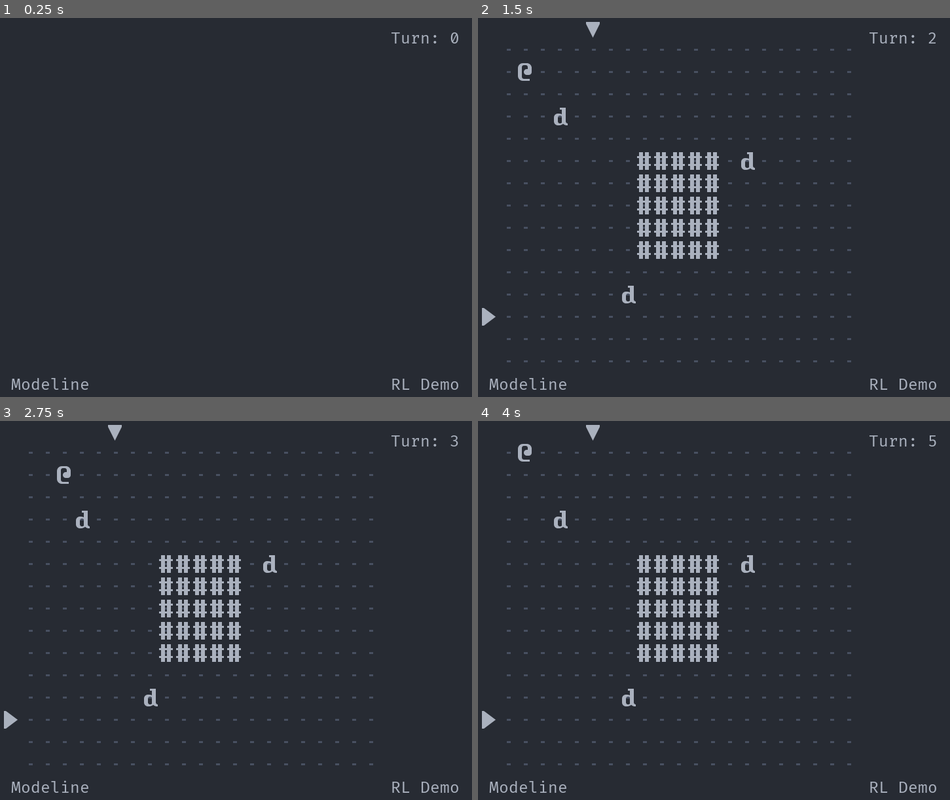
Above: before the commit, frames 1-4 (two rows, left to right).
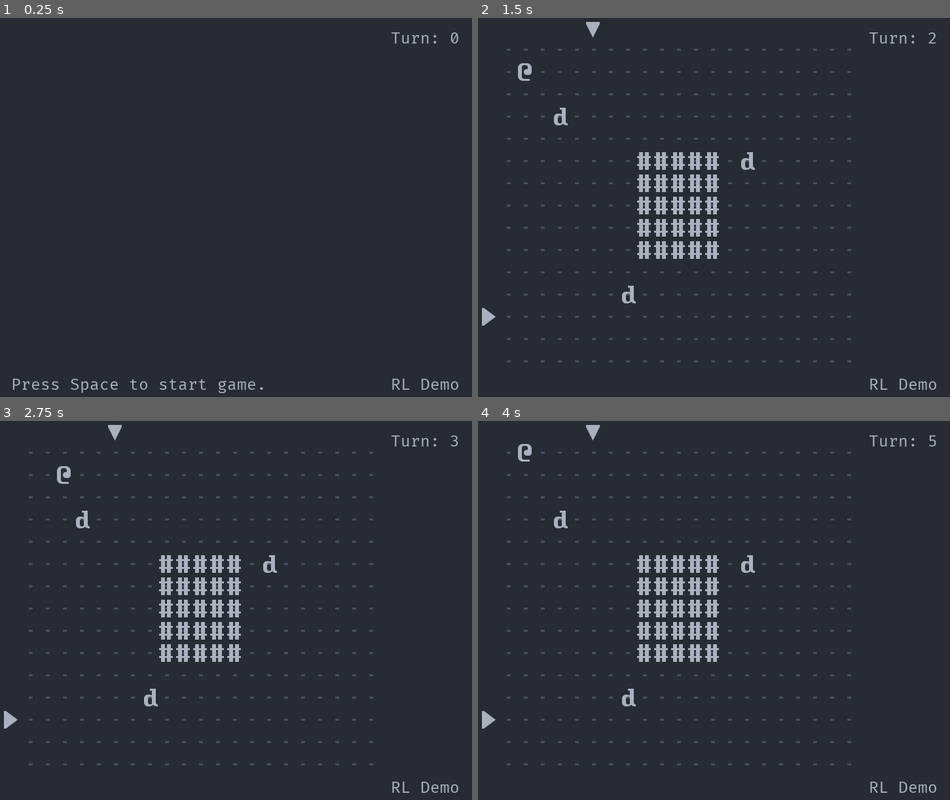
Above: after the commit, the same moments.

Repository: Bozar/GodotRoguelikeTutorial
Game: Godot game, scene res://scene/main/MainScene.tscn
The game is run twice, just before and just after one commit, with the same random seed, the same clock (stepped at 60 frames per second) and the same inputs.
Inputs:
- Up to frame 1 (0.25 s): no input
- Up to frame 2 (1.5 s): tap Space (init_world) at 0.5, 0.6, 1.25, 1.35 s; hold Right (move_right) 0.53-1.28 s; hold Down (move_down) from 1.28 s (still down)
- Up to frame 3 (2.75 s): tap Enter at 2 s; release Down (move_down) at 2.03 s; hold Right (move_right) from 2.03 s (still down); tap Space (init_world) at 2.1 s
- Up to frame 4 (4 s): tap Space (init_world) at 2.75, 2.85, 3.6 s; release Right (move_right) at 2.78 s; hold Up (move_up) 2.78-3.53 s; tap Enter at 3.5 s; hold Left (move_left) from 3.53 s (still down)

The runs differ from the first frame. In frame 1, 0.5% of the frame differs, in the area x 2-56%, y 94-99%; in frame 2, 0.2%; in frame 3, 0.2%; in frame 4, 0.2%.

Commit message:
Update modeline text.

Diff:
--- a/08/scene/gui/MainGUI.tscn
+++ b/08/scene/gui/MainGUI.tscn
@@ -1,7 +1,8 @@
-[gd_scene load_steps=3 format=2]
+[gd_scene load_steps=4 format=2]
 
 [ext_resource path="res://sprite/GUIText.tscn" type="PackedScene" id=1]
 [ext_resource path="res://scene/gui/SidebarVBox.gd" type="Script" id=2]
+[ext_resource path="res://scene/gui/Modeline.gd" type="Script" id=3]
 
 [node name="MainGUI" type="MarginContainer"]
 margin_right = 800.0
@@ -21,6 +22,7 @@
 size_flags_horizontal = 3
 size_flags_vertical = 8
 text = "Modeline"
+script = ExtResource( 3 )
 
 [node name="SidebarVBox" type="VBoxContainer" parent="MainHBox"]
 margin_left = 620.0
--- /dev/null
+++ b/08/scene/gui/Modeline.gd
@@ -0,0 +1,25 @@
+extends Label
+
+
+var _new_GroupName := preload("res://library/GroupName.gd").new()
+
+
+func _ready() -> void:
+	text = "Press Space to start game."
+
+
+func _on_Schedule_turn_ended(current_sprite: Sprite) -> void:
+	if current_sprite.is_in_group(_new_GroupName.PC):
+		text = ""
+
+
+func _on_EnemyAI_enemy_warned(message: String) -> void:
+	text = message
+
+
+func _on_PCMove_pc_moved(message: String) -> void:
+	text = message
+
+
+func _on_PCAttack_pc_attacked(message: String) -> void:
+	text = message
--- a/08/scene/main/EnemyAI.gd
+++ b/08/scene/main/EnemyAI.gd
@@ -1,5 +1,7 @@
 extends Node2D
 
+
+signal enemy_warned(message)
 
 const Schedule := preload("res://scene/main/Schedule.gd")
 
@@ -16,7 +18,7 @@
 		return
 
 	if _pc_is_close(_pc, current_sprite):
-		print("Too close!")
+		emit_signal("enemy_warned", "Urist McRogueliker is scared!")
 	_ref_Schedule.end_turn()
 
 
--- a/08/scene/main/MainScene.gd
+++ b/08/scene/main/MainScene.gd
@@ -27,6 +27,16 @@
 			get_node("MainGUI/MainHBox/SidebarVBox"),
 			"_on_Schedule_turn_started")
 
+	__ = get_node("PCMove").connect("pc_moved",
+			get_node("MainGUI/MainHBox/Modeline"), "_on_PCMove_pc_moved")
+	__ = get_node("PCMove/PCAttack").connect("pc_attacked",
+			get_node("MainGUI/MainHBox/Modeline"), "_on_PCAttack_pc_attacked")
+	__ = get_node("EnemyAI").connect("enemy_warned",
+			get_node("MainGUI/MainHBox/Modeline"), "_on_EnemyAI_enemy_warned")
+	__ = get_node("Schedule").connect("turn_ended",
+			get_node("MainGUI/MainHBox/Modeline"), "_on_Schedule_turn_ended")
+
+
 	get_node("PCMove")._ref_Schedule = get_node("Schedule")
 	get_node("EnemyAI")._ref_Schedule = get_node("Schedule")
 	get_node("PCMove/PCAttack")._ref_Schedule = get_node("Schedule")
--- a/08/scene/main/PCAttack.gd
+++ b/08/scene/main/PCAttack.gd
@@ -1,5 +1,7 @@
 extends Node2D
 
+
+signal pc_attacked(message)
 
 const DungeonBoard := preload("res://scene/main/DungeonBoard.gd")
 const RemoveObject := preload("res://scene/main/RemoveObject.gd")
@@ -15,4 +17,4 @@
 		return
 	_ref_RemoveObject.remove(group_name, x, y)
 	_ref_Schedule.end_turn()
-	print("Attack.")
+	emit_signal("pc_attacked", "You kill Urist McRogueliker! :(")
--- a/08/scene/main/PCMove.gd
+++ b/08/scene/main/PCMove.gd
@@ -1,5 +1,7 @@
 extends Node2D
 
+
+signal pc_moved(message)
 
 const DungeonBoard := preload("res://scene/main/DungeonBoard.gd")
 const Schedule := preload("res://scene/main/Schedule.gd")
@@ -56,9 +58,9 @@
 
 func _try_move(x: int, y: int) -> void:
 	if not _ref_DungeonBoard.is_inside_dungeon(x, y):
-		print("Cannot leave dungeon.")
+		emit_signal("pc_moved", "You cannot leave the map.")
 	elif _ref_DungeonBoard.has_sprite(_new_GroupName.WALL, x, y):
-		print("Cannot pass wall.")
+		emit_signal("pc_moved", "You bump into wall.")
 	elif _ref_DungeonBoard.has_sprite(_new_GroupName.DWARF, x, y):
 		set_process_unhandled_input(false)
 		get_node(PC_ATTACK).attack(_new_GroupName.DWARF, x, y)
--- a/08/scene/main/Schedule.gd
+++ b/08/scene/main/Schedule.gd
@@ -2,6 +2,7 @@
 
 
 signal turn_started(current_sprite)
+signal turn_ended(current_sprite)
 
 var _new_GroupName := preload("res://library/GroupName.gd").new()
 
@@ -11,6 +12,7 @@
 
 func end_turn() -> void:
 	# print("{0}: End turn.".format([_get_current().name]))
+	emit_signal("turn_ended", _get_current())
 	_goto_next()
 	emit_signal("turn_started", _get_current())
 
